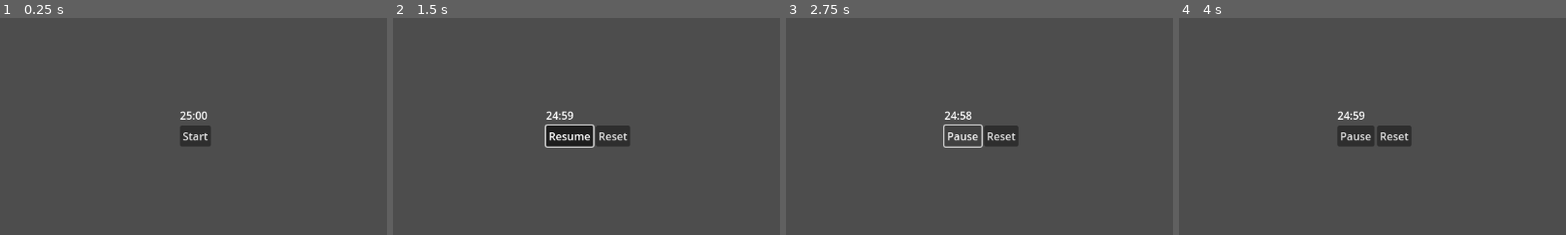
Above: before the commit, frames 1-4 (left to right).
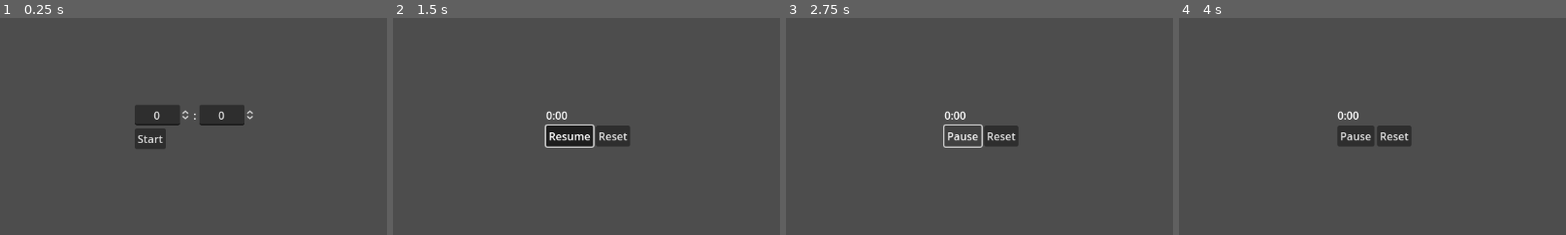
Above: after the commit, the same moments.

Repository: philnewberryls/godotoro
Game: Godot game, scene res://main.tscn
The game is run twice, just before and just after one commit, with the same random seed, the same clock (stepped at 60 frames per second) and the same inputs.
Inputs:
- Up to frame 1 (0.25 s): no input
- Up to frame 2 (1.5 s): click "Start" at 0.5 s; click "Pause" at 1.25 s
- Up to frame 3 (2.75 s): click "Resume" at 2 s
- Up to frame 4 (4 s): click "Reset" at 2.75 s; click "Start" at 3.5 s
The pictures show only the part of the screen within x 25-75%, y 25-75%; the shares and areas given below are measured in that part.

The runs differ from the first frame. In frame 1, 3.6% of the frame differs, in the area x 34-66%, y 40-61%; in frame 2, 0.2%; in frame 3, 0.2%; in frame 4, 0.2%.

Commit message:
You can now set your own time

Diff:
--- a/main.gd
+++ b/main.gd
@@ -10,7 +10,7 @@
 
 func _ready():
 	timer_interface.default_time_to_display_in_seconds = default_start_time_in_seconds
-	timer_interface.start_button_pressed.connect(_start_timer)
+	timer_interface.new_timer_start_requested.connect(_start_timer)
 	timer_interface.timer_pause_requested.connect(_pause_timer)
 	timer_interface.timer_resume_requested.connect(_resume_timer)
 	timer_interface.timer_reset_requested.connect(_reset_timer)
@@ -25,8 +25,9 @@
 	timer_interface.announce_timer_finished()
 
 
-func _start_timer():
-	active_timer.start(default_start_time_in_seconds)
+func _start_timer(mins: int, secs: int):
+	var time_to_run_in_seconds: int = (mins * 60) + secs
+	active_timer.start(time_to_run_in_seconds)
 
 
 func _pause_timer():
--- a/timer_interface/timer_interface.gd
+++ b/timer_interface/timer_interface.gd
@@ -6,19 +6,22 @@
 	TIMER_IN_PROGRESS
 }
 
-signal start_button_pressed()
+signal new_timer_start_requested()
 signal timer_pause_requested()
 signal timer_resume_requested()
 signal timer_reset_requested()
 
-@export var timer_display: Label
 @export var timer_stopped_buttons: HBoxContainer
 @export var timer_in_progress_buttons: HBoxContainer
+@export var timer_setup_fields: HBoxContainer
+@export var timer_setup_minutes: SpinBox
+@export var timer_setup_seconds: SpinBox
+@export var timer_display: Label
 
 var default_time_to_display_in_seconds: int = 60 * 25 # Overriden from main
 
 func _on_start_button_button_up():
-	start_button_pressed.emit()
+	new_timer_start_requested.emit(timer_setup_minutes.value, timer_setup_seconds.value)
 	_switch_displayed_buttons(button_display_states.TIMER_IN_PROGRESS)
 
 
@@ -58,9 +61,13 @@
 	match state_to_switch_to:
 		button_display_states.TIMER_READY:
 			timer_in_progress_buttons.hide()
+			timer_display.hide()
 			timer_stopped_buttons.show()
+			timer_setup_fields.show()
 		button_display_states.TIMER_IN_PROGRESS:
 			timer_stopped_buttons.hide()
+			timer_setup_fields.hide()
 			timer_in_progress_buttons.show()
+			timer_display.show()
 		_:
 			printerr("Invalid state switch request given!")
--- a/timer_interface/timer_interface.tscn
+++ b/timer_interface/timer_interface.tscn
@@ -4,7 +4,7 @@
 [ext_resource type="Script" path="res://timer_interface/timer_interface.gd" id="2_2vjti"]
 [ext_resource type="Script" path="res://timer_interface/PauseResumeButton.gd" id="3_autak"]
 
-[node name="TimerInterface" type="CenterContainer" node_paths=PackedStringArray("timer_display", "timer_stopped_buttons", "timer_in_progress_buttons")]
+[node name="TimerInterface" type="CenterContainer" node_paths=PackedStringArray("timer_stopped_buttons", "timer_in_progress_buttons", "timer_setup_fields", "timer_setup_minutes", "timer_setup_seconds", "timer_display")]
 anchors_preset = 15
 anchor_right = 1.0
 anchor_bottom = 1.0
@@ -12,14 +12,37 @@
 grow_vertical = 2
 theme = ExtResource("1_kawb5")
 script = ExtResource("2_2vjti")
-timer_display = NodePath("VBoxContainer/TimerDisplay")
 timer_stopped_buttons = NodePath("VBoxContainer/StoppedButtons")
 timer_in_progress_buttons = NodePath("VBoxContainer/InProgressButtons")
+timer_setup_fields = NodePath("VBoxContainer/TimerSetupFields")
+timer_setup_minutes = NodePath("VBoxContainer/TimerSetupFields/Minutes")
+timer_setup_seconds = NodePath("VBoxContainer/TimerSetupFields/Seconds")
+timer_display = NodePath("VBoxContainer/InProgressTimeDisplay")
 
 [node name="VBoxContainer" type="VBoxContainer" parent="."]
 layout_mode = 2
 
-[node name="TimerDisplay" type="Label" parent="VBoxContainer"]
+[node name="TimerSetupFields" type="HBoxContainer" parent="VBoxContainer"]
+layout_mode = 2
+
+[node name="Minutes" type="SpinBox" parent="VBoxContainer/TimerSetupFields"]
+layout_mode = 2
+max_value = 60.0
+alignment = 1
+select_all_on_focus = true
+
+[node name="Seperator" type="Label" parent="VBoxContainer/TimerSetupFields"]
+layout_mode = 2
+text = ":"
+
+[node name="Seconds" type="SpinBox" parent="VBoxContainer/TimerSetupFields"]
+layout_mode = 2
+max_value = 60.0
+alignment = 1
+select_all_on_focus = true
+
+[node name="InProgressTimeDisplay" type="Label" parent="VBoxContainer"]
+visible = false
 layout_mode = 2
 text = "25:00"
 
